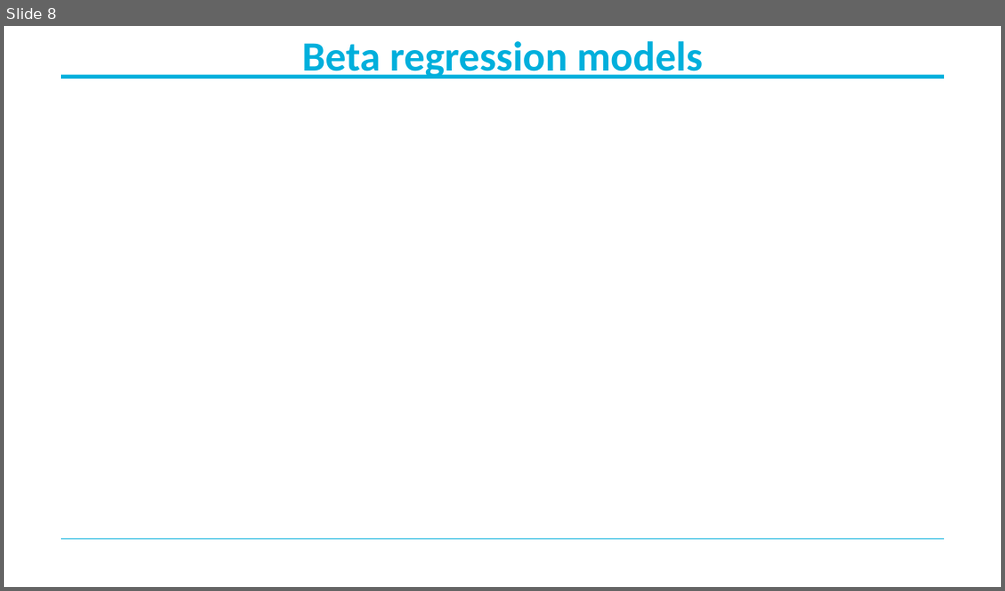
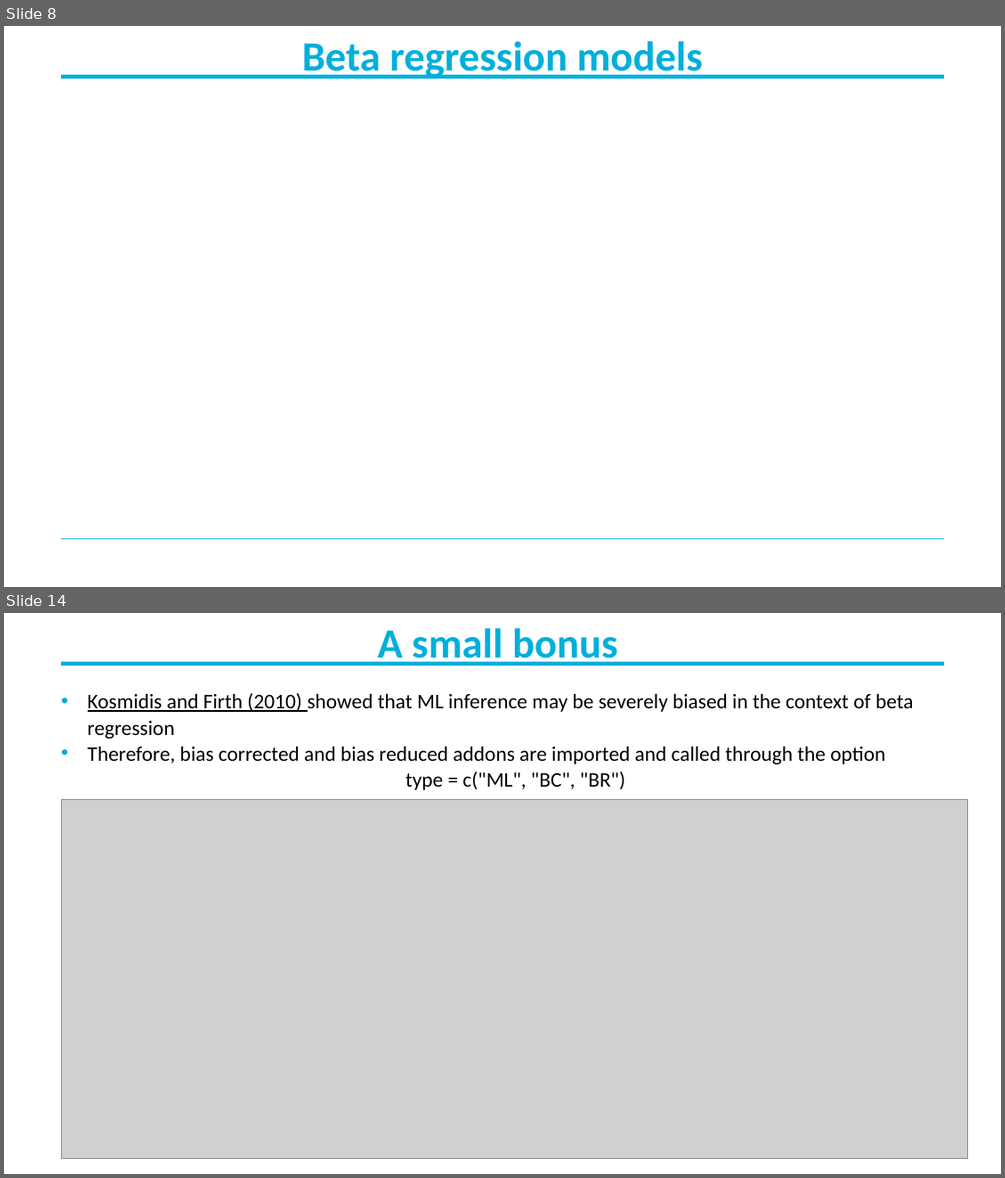
Before and after one commit to MichaelBelias/My-Complete-Book-In-R, a slide deck: Beta Regression/Beta-regression.pptx. Shown one above the other, each under a label of ours: slide 8 before the commit, slides 8 and 14 after it; the slides between them are not shown. The pictures are 1005x591 and 1005x1178 pixels, drawn with LibreOffice and Linux fonts; fonts in the diff are those of the drawing; grey boxes stand for pictures; background and template pictures are left out. Boxes give left, top, right and bottom in pixels: in the first picture for what was removed or moved away, otherwise in the second. Text is boxed around its words. In the diff, an @@ line names an element or a change of style, - is before the commit and + after.

```diff
--- a/Beta Regression/Beta-regression.pptx
+++ b/Beta Regression/Beta-regression.pptx
@@ slide 14 added at (4,613,1001,1174), background #FFFFFF; not listed: 2 template elements that a slide beside it also shows @@
@@ title added at (378,628,618,666), 40 pt, text #00AFDC, bold @@
+A small bonus
@@ text added at (88,693,914,790), 20 pt, text #000000 @@
+• Kosmidis and Firth (2010) showed that ML inference may be severely biased in the context of beta regression
+• Therefore, bias corrected and bias reduced addons are imported and called through the option
+  type = c("ML", "BC", "BR")
@@ picture added at (61,799,968,1159) @@
```
Also in this commit, not shown: 2 slides changed, 6 other slides added, 1 slide removed, 2 other files.
